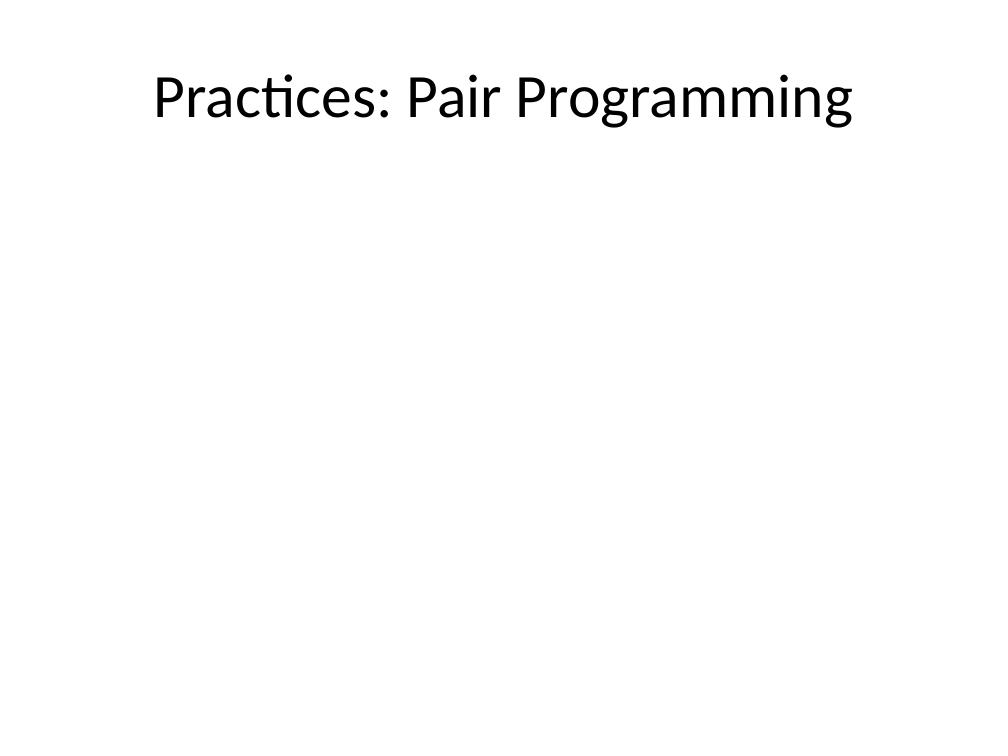
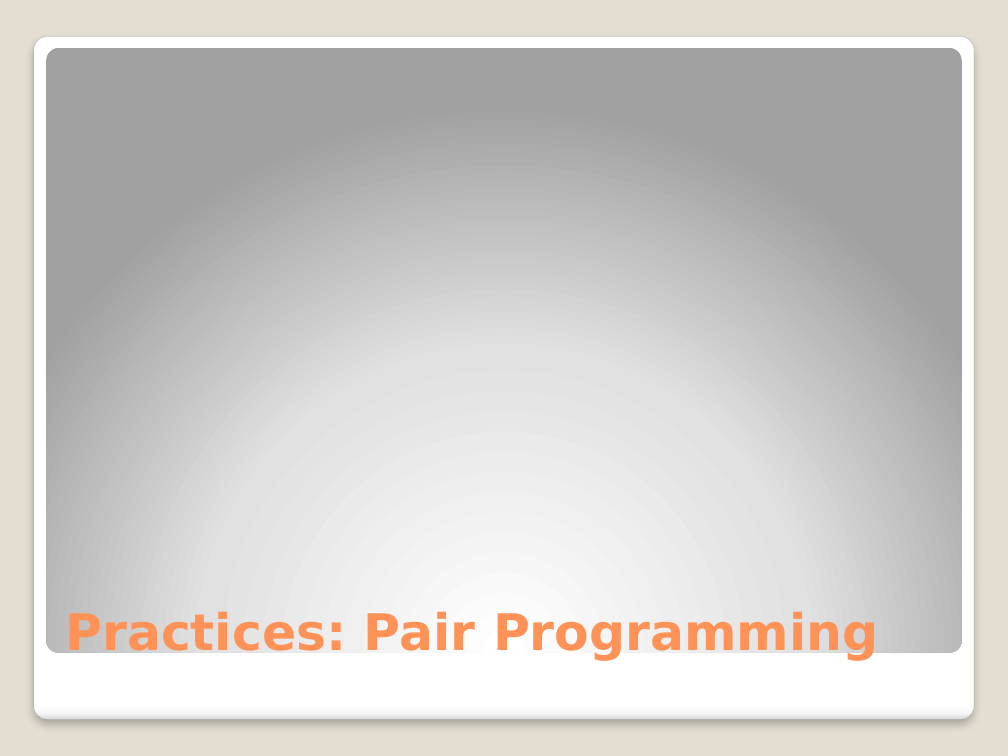
Before and after one commit to michelgrootjans/dkvlessonslearned, a slide deck: slide 13 of slides/Technical Session/Lessons learned.pptx (slide 14 before the commit). Drawn at 1008x756 pixels with LibreOffice and Linux fonts; fonts in the diff are those of the drawing; background and template pictures are left out. Boxes give left, top, right and bottom in pixels: in the first picture for what was removed or moved away, otherwise in the second. Text is boxed around its words. In the diff, an @@ line names an element or a change of style, - is before the commit and + after.

```diff
--- a/slides/Technical Session/Lessons learned.pptx
+++ b/slides/Technical Session/Lessons learned.pptx
@@ background picture (left out) to #E3DED1 @@
@@ rounded rectangle added at [33,36,974,720], fill gradient #FFFFFF to #F7F7F7 to #DADADA, outline #A4A4A4 0.16 pt @@
@@ rounded rectangle added at [46,47,962,652], fill gradient #FFFFFF to #E1E1E1 to #A2A2A2 @@
@@ title "Practices: Pair Programming": place and size @@
-title "Practices: Pair Programming" at [154,74,853,128]
+title "Practices: Pair Programming" at [65,608,878,661]
@@ title "Practices: Pair Programming" at [65,608,878,661]: size 44 to 36 pt, font Calibri to DejaVu Sans, text colour #000000 to #FF9258, bold on; alignment centre to left; vertical alignment middle to bottom @@
```
Also in this commit, not shown: 13 other slides changed, 1 slide added, 2 slides removed, 2 other files.
